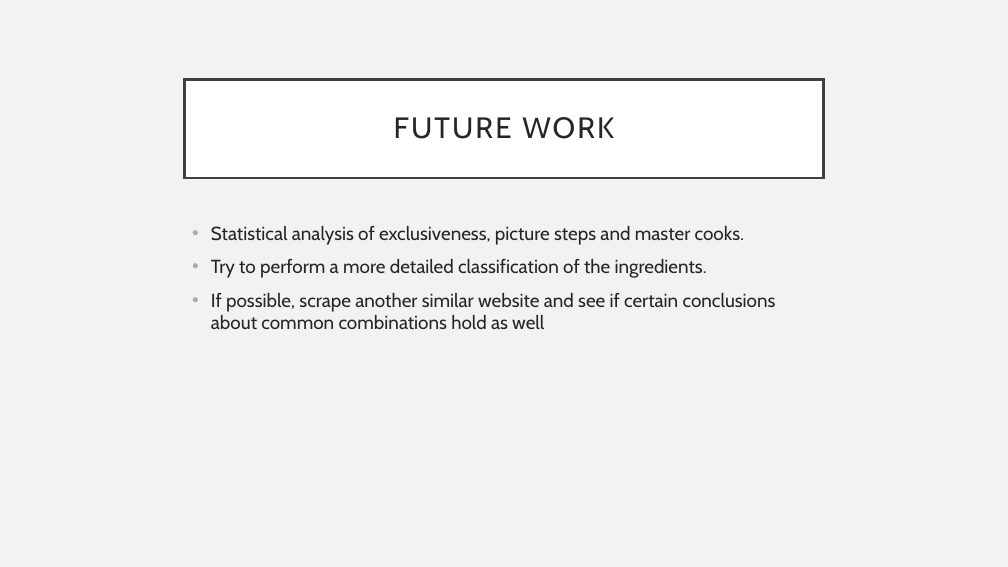
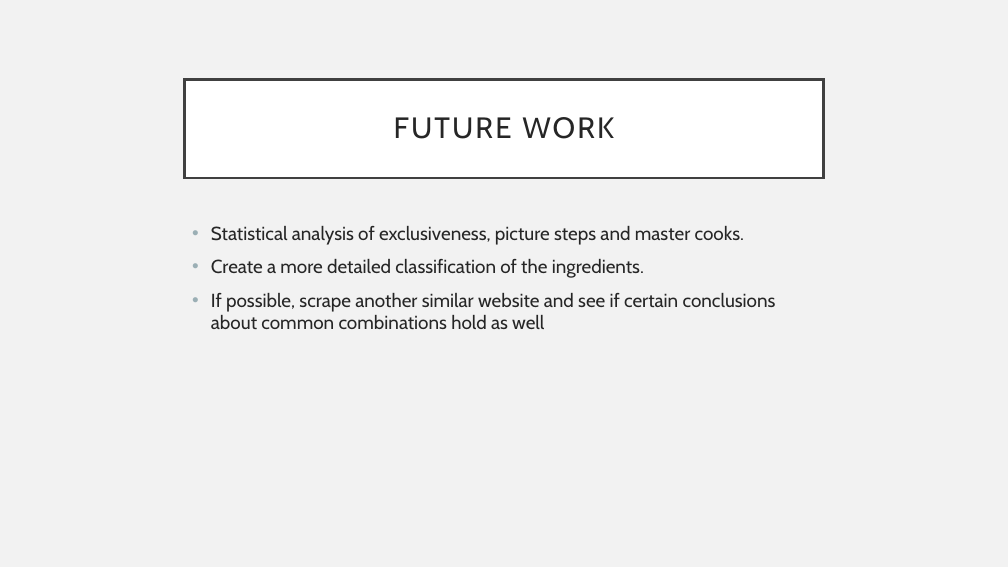
Before and after one commit to shimmer-croissant0707/web_scraping_project, a slide deck: slide 22 of Web_Scraping_Project_Presentation Hanbo Shao.pptx (slide 21 before the commit). Drawn at 1008x567 pixels with LibreOffice and Linux fonts; fonts in the diff are those of the drawing. Boxes give left, top, right and bottom in pixels: in the first picture for what was removed or moved away, otherwise in the second. Text is boxed around its words. In the diff, an @@ line names an element or a change of style, - is before the commit and + after.

```diff
--- a/Web_Scraping_Project_Presentation Hanbo Shao.pptx
+++ b/Web_Scraping_Project_Presentation Hanbo Shao.pptx
@@ text at [211, 259, 644, 278]: text changed @@
-• Try to perform a more detailed classification of the ingredients.
+• Create a more detailed classification of the ingredients.
```
Also in this commit, not shown: 1 other slide changed, 1 slide added, 1 other file.
